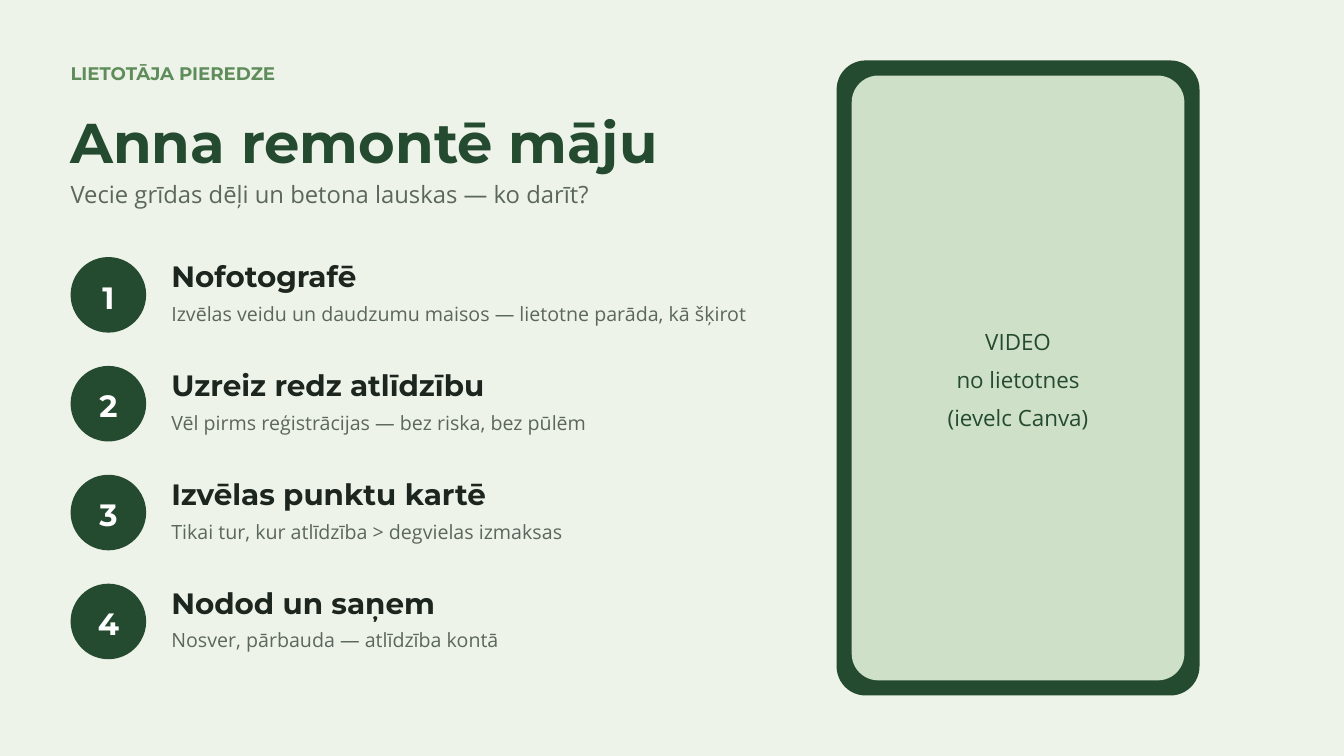
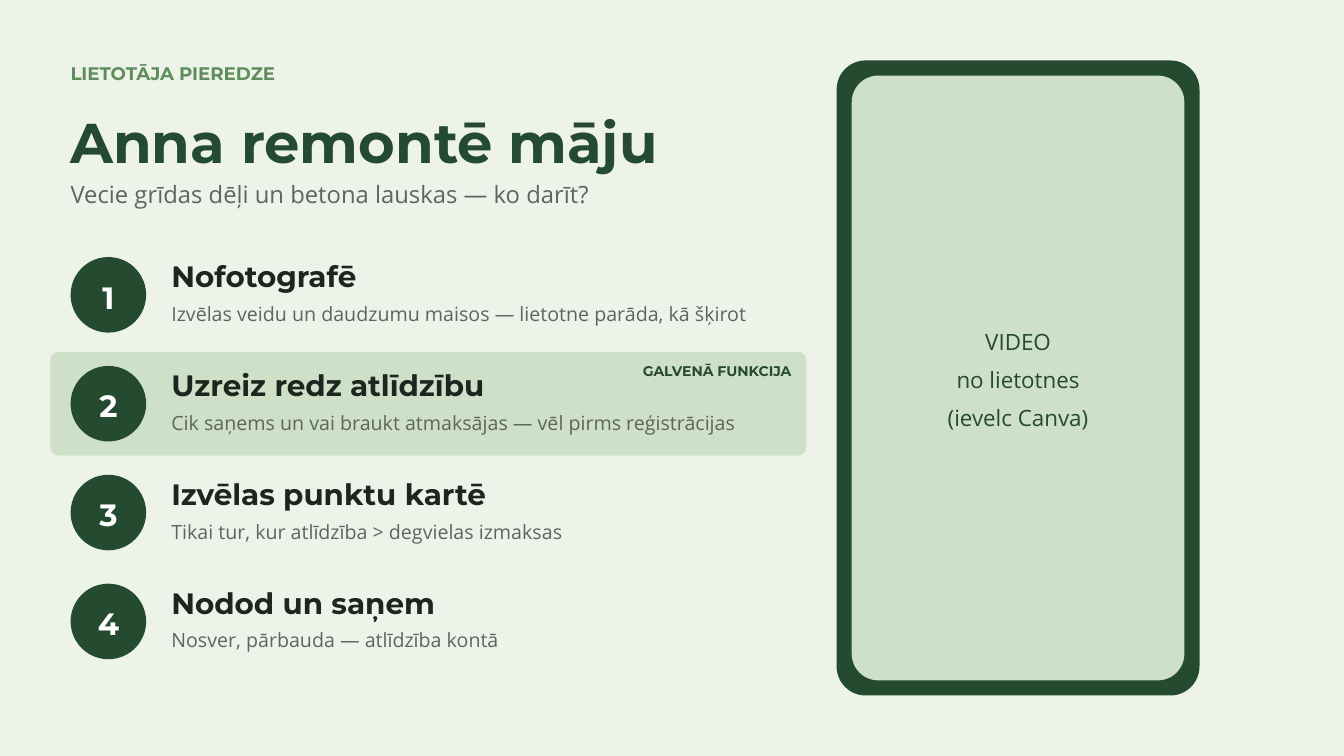
Before and after one commit to cimagustavs/Projekti_majaslapas, a slide deck: slide 3 of hakatons/buvgruzu-birza.pptx. Drawn at 1344x756 pixels with LibreOffice and Linux fonts; fonts in the diff are those of the drawing. Boxes give left, top, right and bottom in pixels: in the first picture for what was removed or moved away, otherwise in the second. Text is boxed around its words. In the diff, an @@ line names an element or a change of style, - is before the commit and + after.

```diff
--- a/hakatons/buvgruzu-birza.pptx
+++ b/hakatons/buvgruzu-birza.pptx
@@ rounded rectangle added at (x1=50, y1=352, x2=807, y2=456), fill #CFE0C8 @@
@@ text added at (x1=643, y1=364, x2=791, y2=376), 10 pt, text #244A30, bold @@
+GALVENĀ FUNKCIJA
@@ text at (x1=171, y1=415, x2=735, y2=435): text changed @@
-Vēl pirms reģistrācijas — bez riska, bez pūlēm
+Cik saņems un vai braukt atmaksājas — vēl pirms reģistrācijas
```
Also in this commit, not shown: 1 other slide changed, 1 slide added, 1 slide removed, 3 other files.
